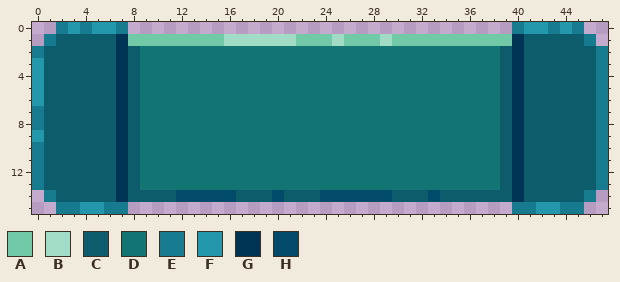
Edited in one commit: pixel-art file (Assets/Game/UI/Sprites/Block.aseprite). Above is the file before it was changed.
48x16 pixels, 1 frame.
Palette (. is transparent): A #71c9a8  B #a1dcc6  C #0c5c6b  D #137474  E #167b8e  F #2397ac  G #003455  H #034b6b
Pixels before, first column x 0:
 0 ..EFEFFE................................EFFEFE..
 1 .ECCCCCGAAAAAAAABBBBBBAAABAAABAAAAAAAAAAGCCCCCE.
 2 ECCCCCCGCDDDDDDDDDDDDDDDDDDDDDDDDDDDDDDCGCCCCCCE
 3 FCCCCCCGCDDDDDDDDDDDDDDDDDDDDDDDDDDDDDDCGCCCCCCE
 4 FCCCCCCGCDDDDDDDDDDDDDDDDDDDDDDDDDDDDDDCGCCCCCCE
 5 FCCCCCCGCDDDDDDDDDDDDDDDDDDDDDDDDDDDDDDCGCCCCCCE
 6 FCCCCCCGCDDDDDDDDDDDDDDDDDDDDDDDDDDDDDDCGCCCCCCE
 7 ECCCCCCGCDDDDDDDDDDDDDDDDDDDDDDDDDDDDDDCGCCCCCCE
 8 ECCCCCCGCDDDDDDDDDDDDDDDDDDDDDDDDDDDDDDCGCCCCCCE
 9 FCCCCCCGCDDDDDDDDDDDDDDDDDDDDDDDDDDDDDDCGCCCCCCE
10 ECCCCCCGCDDDDDDDDDDDDDDDDDDDDDDDDDDDDDDCGCCCCCCE
11 ECCCCCCGCDDDDDDDDDDDDDDDDDDDDDDDDDDDDDDCGCCCCCCE
12 ECCCCCCGCDDDDDDDDDDDDDDDDDDDDDDDDDDDDDDCGCCCCCCE
13 ECCCCCCGCDDDDDDDDDDDDDDDDDDDDDDDDDDDDDDCGCCCCCCE
14 .ECCCCCGCCCCHHHHHCCCHCCCHHHHHHCCCHCCCCCCGCCCCCE.
15 ..EEFFEE................................EEFFEE..
And afterwards:
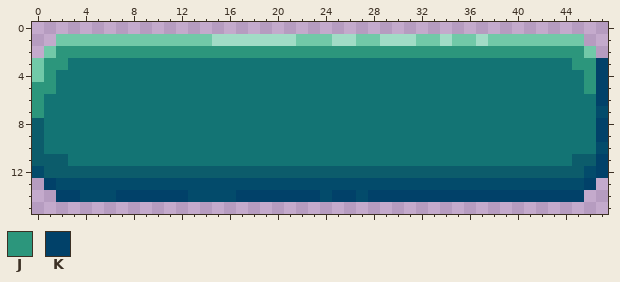
Colours new in this view: J #2c967c  K #014169
The edit:
The author changed colour C to colour A in row 1 at x 2 to 6 and 41 to 45; in row 2 at x 1 and 46.
The author changed colour F to colour A in rows 3 to 4 at x 0.
The author changed colour G to colour A in row 1 at x 7 and 40.
The author changed colour A to colour B in row 1 at x 15, 26, 30 to 31, 34 and 37.
The author changed colour D to colour C in row 12 at x 9 to 38.
The author changed colour E to colour C in row 8 at x 0; in rows 10 to 11 at x 0.
The author changed colour F to colour C in row 9 at x 0.
The author changed colour G to colour C in row 12 at x 7 and 40.
The author changed colour C to colour D in row 3 at x 3 to 6, 8, 39 and 41 to 44; in rows 4 to 5 at x 2 to 6, 8, 39 and 41 to 45; in rows 6 to 10 at x 1 to 6, 8, 39 and 41 to 46; in row 11 at x 3 to 6, 8, 39 and 41 to 44.
The author changed colour G to colour D in rows 3 to 11 at x 7 and 40.
The author changed colour C to colour H in row 12 at x 46; in row 13 at x 2 to 6, 8, 39 and 41 to 45; in row 14 at x 4 to 6.
The author changed colour D to colour H in row 13 at x 9 to 38.
The author changed colour E to colour H in row 7 at x 47; in row 10 at x 47; in row 12 at x 0.
The author changed colour G to colour H in row 13 at x 7 and 40.
The author changed colour C to colour J in row 2 at x 2 to 6, 8, 39 and 41 to 45; in row 3 at x 1 to 2 and 45 to 46; in rows 4 to 5 at x 1 and 46.
The author changed colour D to colour J in row 2 at x 9 to 38.
The author changed colour E to colour J in row 7 at x 0.
The author changed colour F to colour J in rows 5 to 6 at x 0.
The author changed colour G to colour J in row 2 at x 7 and 40.
The author changed colour C to colour K in row 13 at x 1 and 46; in row 14 at x 2 to 3, 8 to 11, 17 to 19, 21 to 23, 30 to 32, 34 to 39 and 41 to 45.
The author changed colour E to colour K in rows 3 to 6 at x 47; in rows 8 to 9 at x 47; in rows 11 to 12 at x 47.
The author changed colour G to colour K in row 14 at x 7 and 40.
The author changed colour H to colour K in row 14 at x 12, 20, 25 to 26, 28 to 29 and 33.
Colour E is gone in row 0 at x 2, 4, 7, 40, 43 and 45; in row 1 at x 1 and 46; in row 2 at x 0 and 47; in row 13 at x 0 and 47; in row 14 at x 1 and 46; in row 15 at x 2 to 3, 6 to 7, 40 to 41 and 44 to 45.
Colour F is gone in row 0 at x 3, 5 to 6, 41 to 42 and 44; in row 15 at x 4 to 5 and 42 to 43.
Changed places in both pictures, as pixel boxes (x1, y1, x2, y2):
changed: (32, 22, 608, 214)
